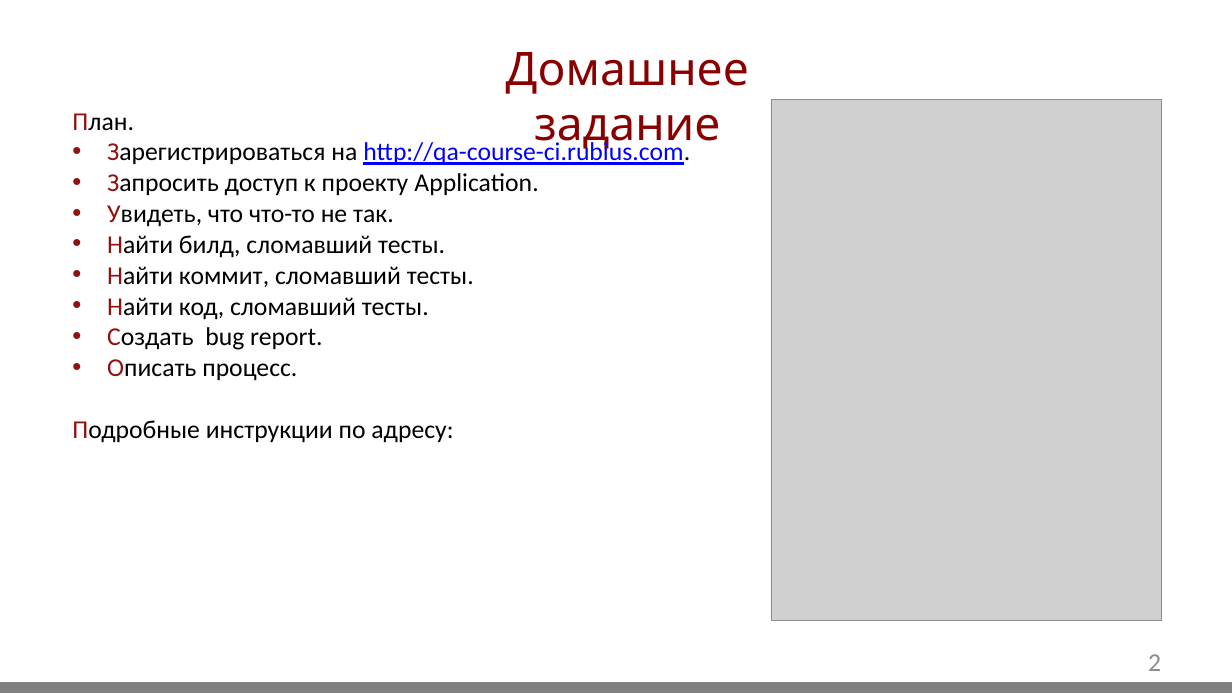
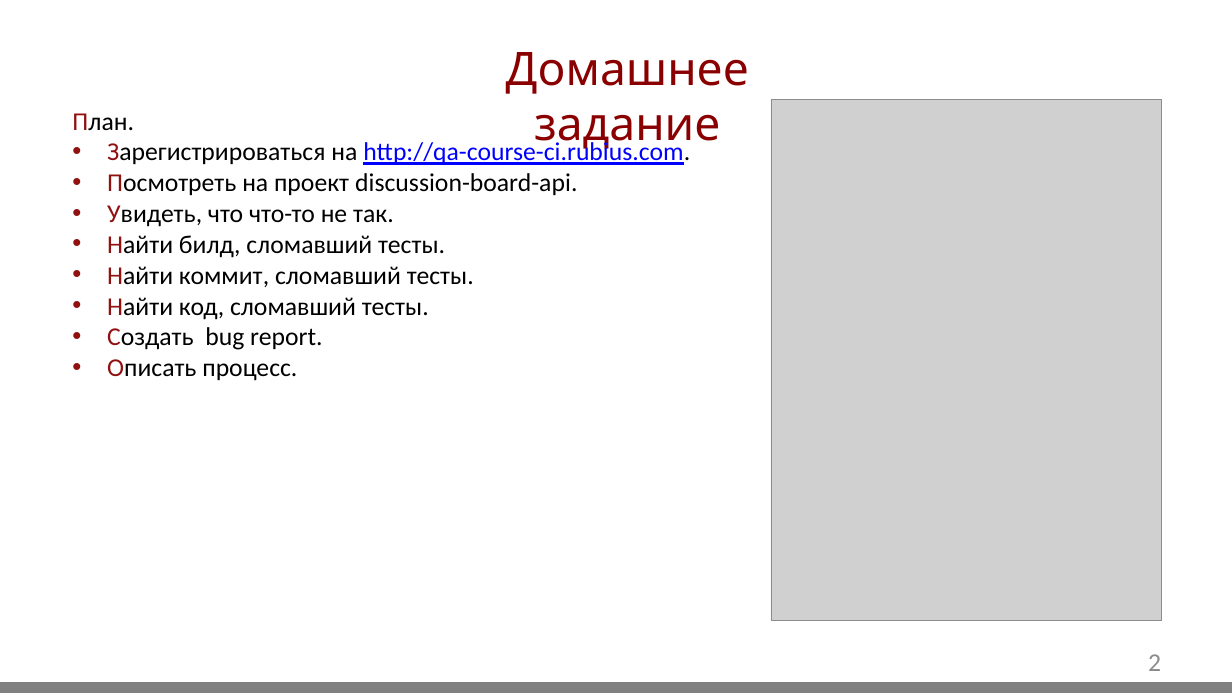
Before and after one commit to GidMaster/qa-courses, a slide deck: slide 2 of Home work.pptx. Drawn at 1232x693 pixels with LibreOffice and Linux fonts; fonts in the diff are those of the drawing; grey boxes stand for pictures; background and template pictures are left out. Boxes give left, top, right and bottom in pixels: in the first picture for what was removed or moved away, otherwise in the second. Text is boxed around its words. In the diff, an @@ line names an element or a change of style, - is before the commit and + after.

```diff
--- a/Home work.pptx
+++ b/Home work.pptx
@@ text at <box>107,173,577,195</box>: text changed @@
-• Запросить доступ к проекту Application.
+• Посмотреть на проект discussion-board-api.
@@ text at <box>72,420,453,443</box>: paragraph removed @@
-Подробные инструкции по адресу:
```
Also in this commit, not shown: 3 other slides changed, 12 slides added, 6 slides removed, 1 other file.
